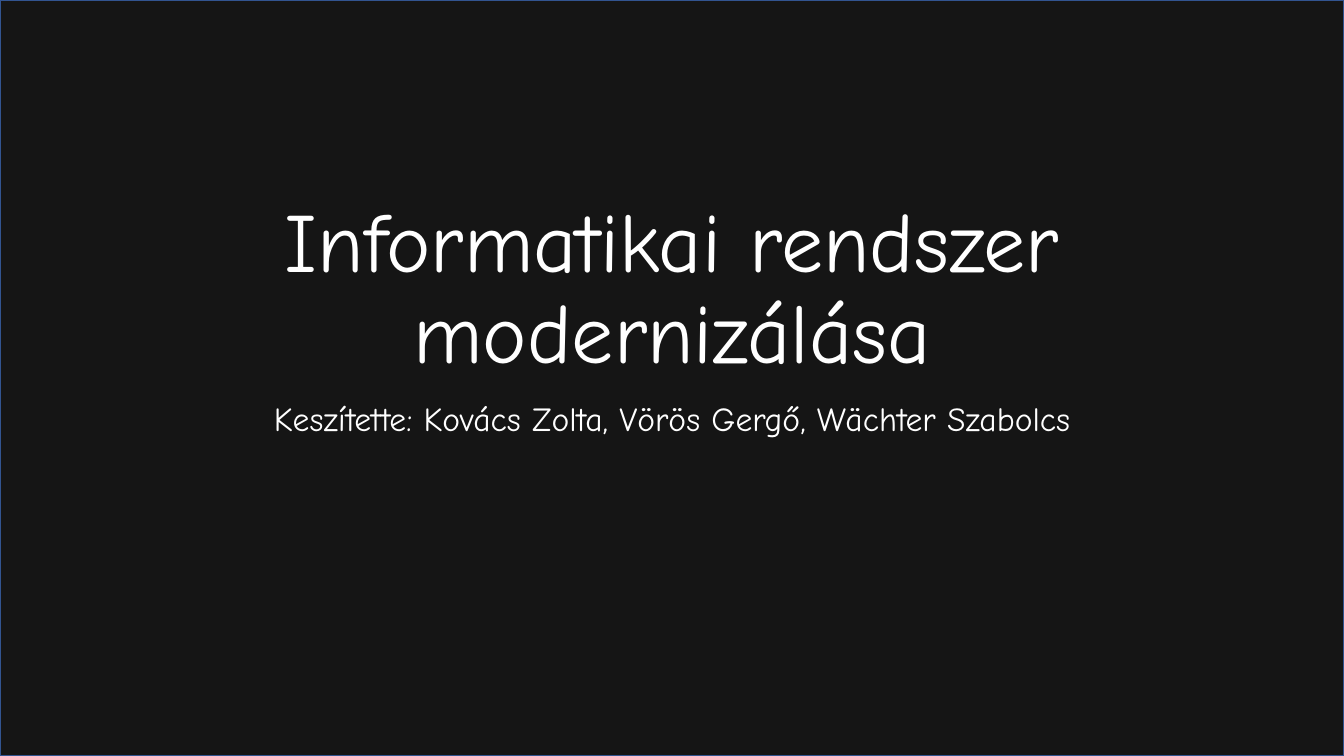
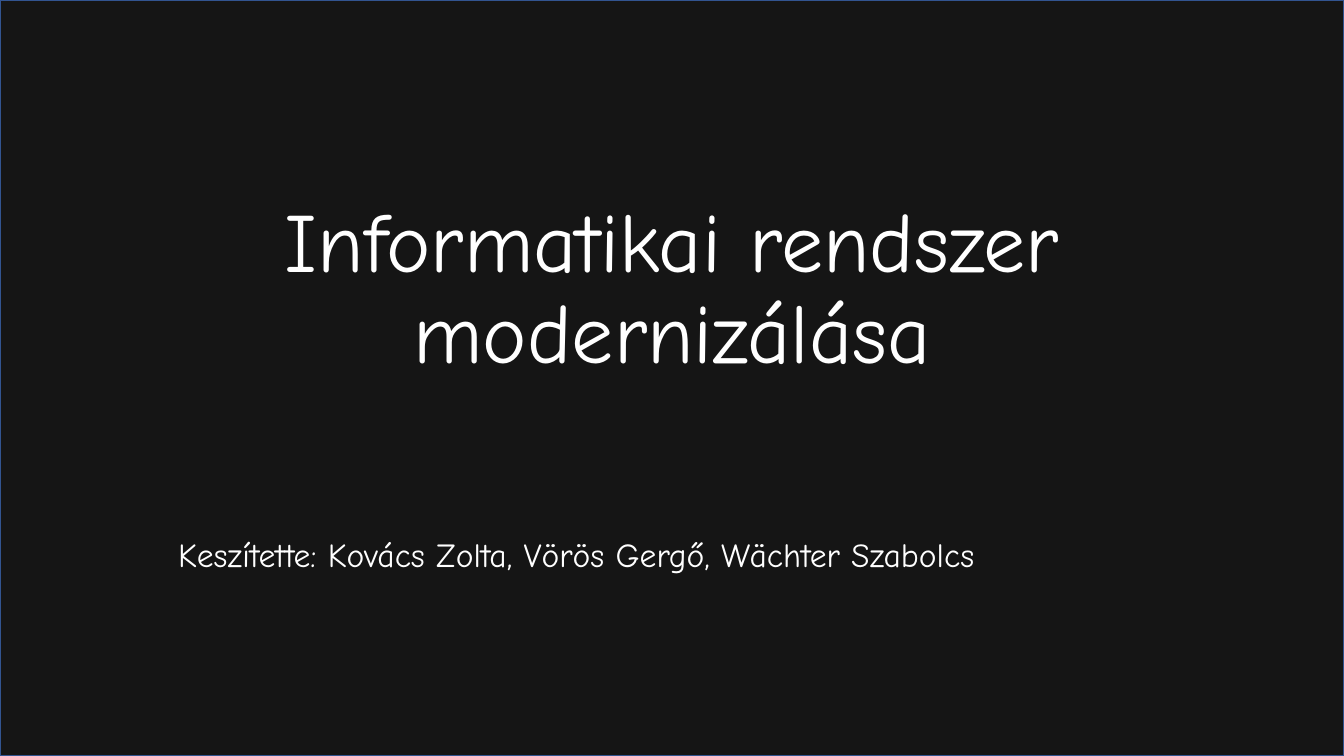
Before and after one commit to Kzolii/WriteRobbery2, a slide deck: slide 1 of Informatikai rendszer modernizálása.pptx. Drawn at 1344x756 pixels with LibreOffice and Linux fonts; fonts in the diff are those of the drawing; background and template pictures are left out; a plain dark background stands for a picture behind light text. Boxes give left, top, right and bottom in pixels: in the first picture for what was removed or moved away, otherwise in the second. Text is boxed around its words. In the diff, an @@ line names an element or a change of style, - is before the commit and + after.

```diff
--- a/Informatikai rendszer modernizálása.pptx
+++ b/Informatikai rendszer modernizálása.pptx
@@ subtitle "Keszítette: Kovács Zolta, Vörös Gergő, ..." at [178,541,974,574]: alignment centre to left; vertical alignment top to bottom @@
```
Also in this commit, not shown: 3 other files.
